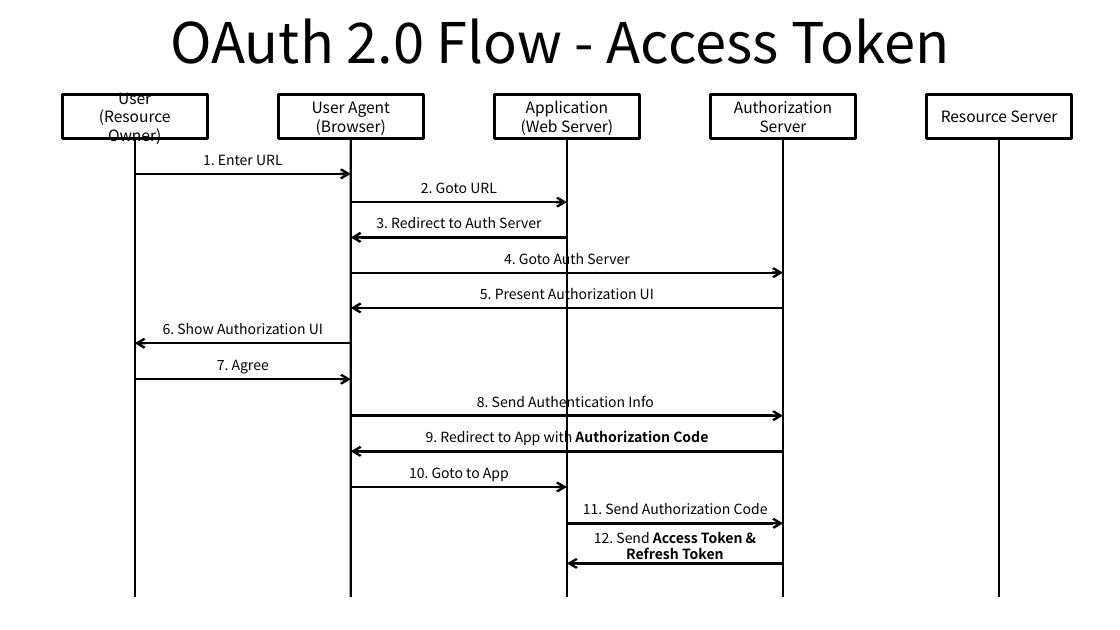
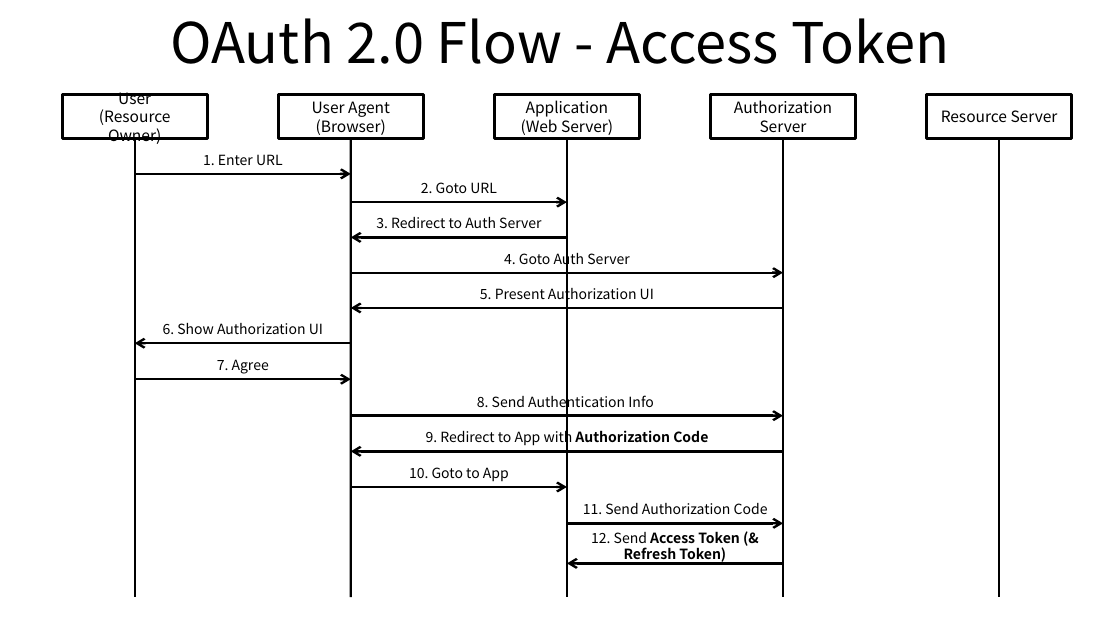
Before and after one commit to ssup2/blog-old, a slide deck: slide 2 of images/theory_analysis/OAuth_2.0/OAuth_2.0.pptx (slide 1 before the commit). Drawn at 1120x630 pixels with LibreOffice and Linux fonts; fonts in the diff are those of the drawing. Boxes give left, top, right and bottom in pixels: in the first picture for what was removed or moved away, otherwise in the second. Text is boxed around its words. In the diff, an @@ line names an element or a change of style, - is before the commit and + after.

Commit message:
Add OAuth 2.0

```diff
--- a/images/theory_analysis/OAuth_2.0/OAuth_2.0.pptx
+++ b/images/theory_analysis/OAuth_2.0/OAuth_2.0.pptx
@@ text at (591,531,740,564): text changed @@
-12. Send Access Token & Refresh Token
+12. Send Access Token (& Refresh Token)
```
Also in this commit, not shown: 2 other slides changed, 1 slide added, 6 other files.
